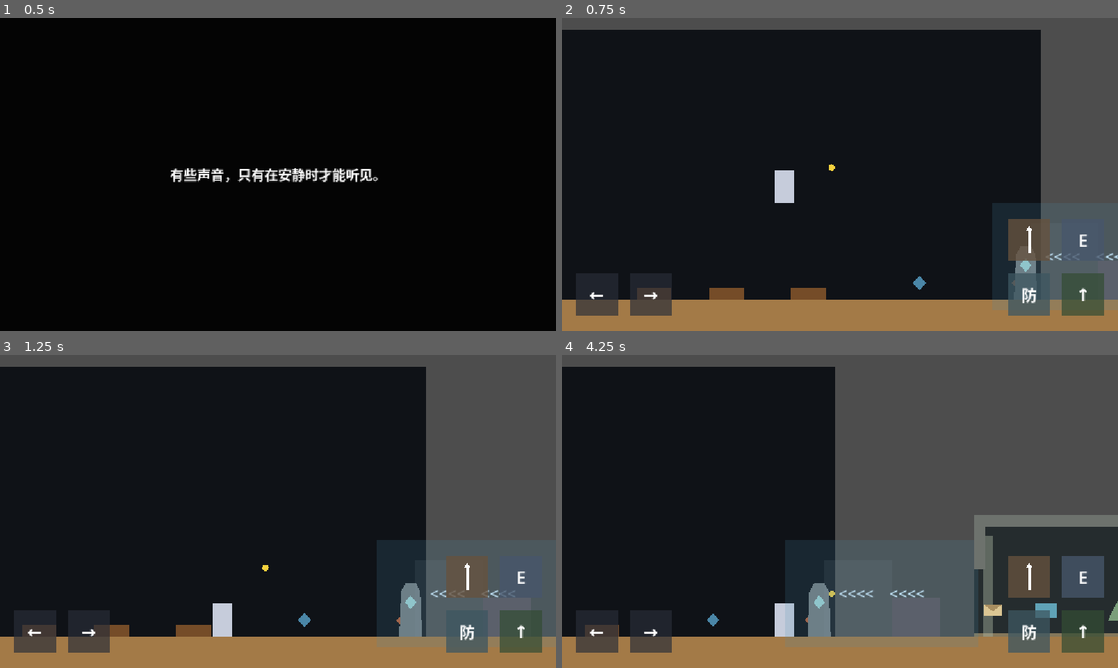
Above: before the commit, frames 1-4 (two rows, left to right).
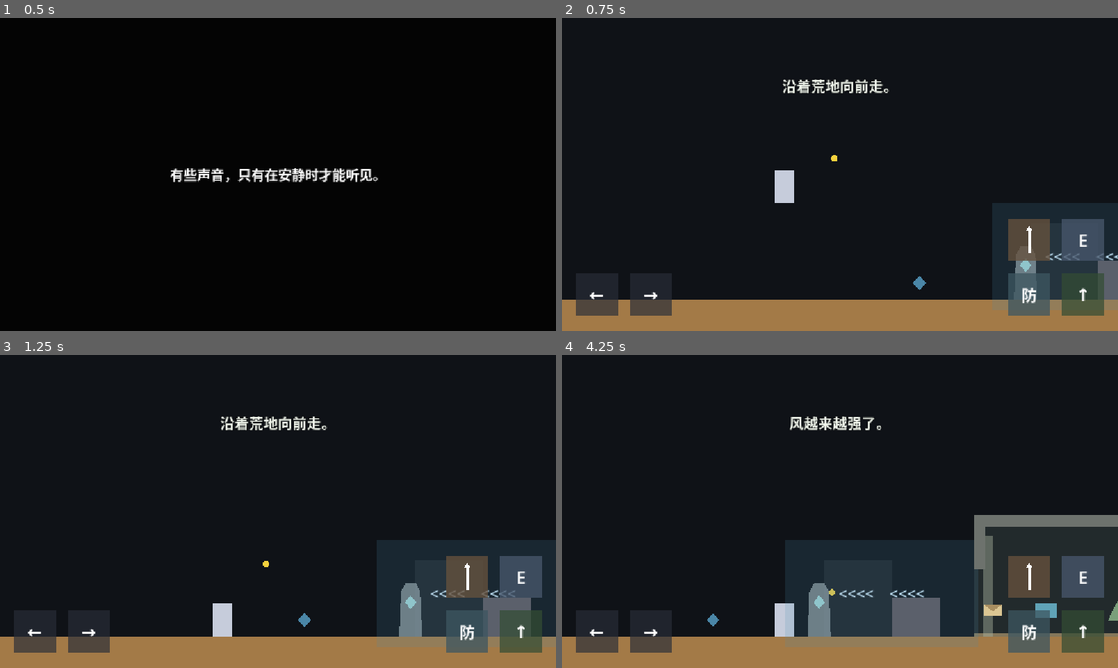
Above: after the commit, the same moments.

Repository: wenshuchuan0101-lab/A-Gift-for-the-land
Game: Godot game, scene res://Opening.tscn
The game is run twice, just before and just after one commit, with the same random seed, the same clock (stepped at 60 frames per second) and the same inputs.
Inputs (mouse positions are in pixels of both pictures, inside the frame that each line leads up to):
- Up to frame 1 (0.5 s): no input
- Up to frame 2 (0.75 s): tap Enter at 0.5 s; move the mouse to (962, 158) at 0.52 s; hold D (move_right) from 0.53 s (still down); tap Q (anchor) at 0.6 s; click (962, 158) at 0.67 s
- Up to frame 3 (1.25 s): keep holding D (move_right); tap Space (jump) at 0.77 s
- Up to frame 4 (4.25 s): move the mouse to (728, 527) at 1.27 s; tap Q (anchor) at 1.35, 2.3, 3.05, 3.6 s; click (728, 527) at 1.42 s; tap Space (jump) at 1.52, 3.02, 3.77 s; move the mouse to (895, 442) at 2.02 s; release D (move_right) at 2.03 s; hold A (move_left) 2.03-2.78 s; hold Shift (defend) 2.03-2.78 s; click (895, 442) at 2.17 s; move the mouse to (812, 574) at 2.77 s; hold D (move_right) from 2.78 s (still down); tap E (interact) at 2.85 s; click (812, 574) at 2.92 s; move the mouse to (1006, 558) at 3.52 s; click (1006, 558) at 3.67 s

Frame 1 is identical in both runs. In frame 2, 15% of the frame differs, in the area x 0-100%, y 0-90%; in frame 3, 21%; in frame 4, 37%.

Commit message:
串联第一章前半段探索流程

Diff:
--- a/AbandonedHouse.tscn
+++ b/AbandonedHouse.tscn
@@ -7,7 +7,7 @@
 size = Vector2(520, 24)
 
 [sub_resource type="RectangleShape2D" id="RectangleShape2D_right_wall"]
-size = Vector2(24, 240)
+size = Vector2(24, 100)
 
 [sub_resource type="RectangleShape2D" id="RectangleShape2D_left_upper_wall"]
 size = Vector2(24, 100)
@@ -56,13 +56,13 @@
 color = Color(0.43, 0.45, 0.43, 1)
 
 [node name="RightWall" type="StaticBody2D" parent="OuterWalls"]
-position = Vector2(248, -120)
+position = Vector2(248, -190)
 
 [node name="CollisionShape2D" type="CollisionShape2D" parent="OuterWalls/RightWall"]
 shape = SubResource("RectangleShape2D_right_wall")
 
 [node name="Visual" type="Polygon2D" parent="OuterWalls/RightWall"]
-polygon = PackedVector2Array(-12, -120, 12, -120, 12, 120, -12, 120)
+polygon = PackedVector2Array(-12, -50, 12, -50, 12, 50, -12, 50)
 color = Color(0.43, 0.45, 0.43, 1)
 
 [node name="InnerArea" type="Node2D" parent="."]
--- a/Demo_Level.tscn
+++ b/Demo_Level.tscn
@@ -9,9 +9,10 @@
 [ext_resource type="PackedScene" path="res://GrassGridRepairPoint.tscn" id="7_grass_grid"]
 [ext_resource type="PackedScene" path="res://TotemMemory.tscn" id="8_totem_memory"]
 [ext_resource type="Script" path="res://grass_grid_manager.gd" id="9_grass_grid_manager"]
+[ext_resource type="Script" path="res://level_flow_controller.gd" id="10_level_flow"]
 
 [sub_resource type="RectangleShape2D" id="RectangleShape2D_ground"]
-size = Vector2(3400, 80)
+size = Vector2(4400, 80)
 
 [sub_resource type="RectangleShape2D" id="RectangleShape2D_mobile_button"]
 size = Vector2(88, 88)
@@ -19,6 +20,9 @@
 [sub_resource type="CircleShape2D" id="CircleShape2D_map_point"]
 radius = 120.0
 
+[sub_resource type="RectangleShape2D" id="RectangleShape2D_stage_trigger"]
+size = Vector2(80, 220)
+
 [node name="Demo_Level" type="Control"]
 layout_mode = 3
 anchors_preset = 15
@@ -28,7 +32,10 @@
 grow_vertical = 2
 mouse_filter = 2
 
-[node name="Background" type="ColorRect" parent="."]
+[node name="BackgroundLayer" type="CanvasLayer" parent="."]
+layer = -10
+
+[node name="Background" type="ColorRect" parent="BackgroundLayer"]
 layout_mode = 1
 anchors_preset = 15
 anchor_right = 1.0
@@ -45,7 +52,7 @@
 shape = SubResource("RectangleShape2D_ground")
 
 [node name="GroundVisual" type="Polygon2D" parent="Ground"]
-polygon = PackedVector2Array(-1700, -40, 1700, -40, 1700, 40, -1700, 40)
+polygon = PackedVector2Array(-2200, -40, 2200, -40, 2200, 40, -2200, 40)
 color = Color(0.64, 0.48, 0.28, 1)
 
 [node name="PlayerSpawn" type="Marker2D" parent="."]
@@ -54,7 +61,7 @@
 [node name="Player" parent="PlayerSpawn" instance=ExtResource("1_player")]
 
 [node name="SeedTarget" type="Marker2D" parent="."]
-position = Vector2(1100, 525)
+position = Vector2(2420, 525)
 
 [node name="Visual" type="Polygon2D" parent="SeedTarget"]
 polygon = PackedVector2Array(0, -10, 10, 0, 0, 10, -10, 0)
@@ -75,17 +82,17 @@
 wind_zone_path = NodePath("../../WindZone")
 
 [node name="GrassGrid01" parent="GrassArea" instance=ExtResource("7_grass_grid")]
-position = Vector2(350, 548)
+position = Vector2(2070, 548)
 seed_path = NodePath("../../Seed")
 energy_reward = 20.0
 
 [node name="GrassGrid02" parent="GrassArea" instance=ExtResource("7_grass_grid")]
-position = Vector2(500, 548)
+position = Vector2(2220, 548)
 seed_path = NodePath("../../Seed")
 energy_reward = 20.0
 
 [node name="GrassGrid03" parent="GrassArea" instance=ExtResource("7_grass_grid")]
-position = Vector2(670, 548)
+position = Vector2(2370, 548)
 seed_path = NodePath("../../Seed")
 energy_reward = 20.0
 
@@ -120,6 +127,46 @@
 [node name="AbandonedHouse" parent="." instance=ExtResource("6_abandoned_house")]
 position = Vector2(1700, 560)
 
+[node name="StageTriggers" type="Node2D" parent="."]
+
+[node name="WindStageTrigger" type="Area2D" parent="StageTriggers"]
+position = Vector2(1050, 470)
+collision_layer = 0
+collision_mask = 1
+monitoring = true
+
+[node name="CollisionShape2D" type="CollisionShape2D" parent="StageTriggers/WindStageTrigger"]
+shape = SubResource("RectangleShape2D_stage_trigger")
+
+[node name="HouseStageTrigger" type="Area2D" parent="StageTriggers"]
+position = Vector2(1480, 470)
+collision_layer = 0
+collision_mask = 1
+monitoring = true
+
+[node name="CollisionShape2D" type="CollisionShape2D" parent="StageTriggers/HouseStageTrigger"]
+shape = SubResource("RectangleShape2D_stage_trigger")
+
+[node name="GrassStageTrigger" type="Area2D" parent="StageTriggers"]
+position = Vector2(2040, 470)
+collision_layer = 0
+collision_mask = 1
+monitoring = true
+
+[node name="CollisionShape2D" type="CollisionShape2D" parent="StageTriggers/GrassStageTrigger"]
+shape = SubResource("RectangleShape2D_stage_trigger")
+
+[node name="LevelFlowController" type="Node" parent="."]
+script = ExtResource("10_level_flow")
+wind_trigger_path = NodePath("../StageTriggers/WindStageTrigger")
+house_trigger_path = NodePath("../StageTriggers/HouseStageTrigger")
+grass_trigger_path = NodePath("../StageTriggers/GrassStageTrigger")
+prompt_label_path = NodePath("../StagePromptUI/PromptLabel")
+prompt_duration = 2.5
+
+[node name="PromptTimer" type="Timer" parent="LevelFlowController"]
+one_shot = true
+
 [node name="MobileControls" type="CanvasLayer" parent="."]
 layer = 10
 
@@ -343,6 +390,27 @@
 theme_override_colors/font_outline_color = Color(0.03, 0.04, 0.05, 1)
 theme_override_constants/outline_size = 8
 theme_override_font_sizes/font_size = 32
+horizontal_alignment = 1
+vertical_alignment = 1
+
+[node name="StagePromptUI" type="CanvasLayer" parent="."]
+layer = 14
+
+[node name="PromptLabel" type="Label" parent="StagePromptUI"]
+visible = false
+layout_mode = 1
+anchors_preset = 10
+anchor_right = 1.0
+offset_left = 160.0
+offset_top = 112.0
+offset_right = -160.0
+offset_bottom = 168.0
+grow_horizontal = 2
+mouse_filter = 2
+theme_override_colors/font_color = Color(0.94, 0.96, 0.92, 1)
+theme_override_colors/font_outline_color = Color(0.03, 0.04, 0.05, 1)
+theme_override_constants/outline_size = 8
+theme_override_font_sizes/font_size = 30
 horizontal_alignment = 1
 vertical_alignment = 1
 
--- /dev/null
+++ b/level_flow_controller.gd
@@ -0,0 +1,68 @@
+extends Node
+
+enum Stage {
+	START,
+	WIND,
+	HOUSE,
+	GRASS,
+}
+
+const START_MESSAGE := "沿着荒地向前走。"
+const WIND_MESSAGE := "风越来越强了。"
+const HOUSE_MESSAGE := "这里似乎有人生活过。"
+const GRASS_MESSAGE := "土地正在恢复。"
+
+@export var wind_trigger_path: NodePath
+@export var house_trigger_path: NodePath
+@export var grass_trigger_path: NodePath
+@export var prompt_label_path: NodePath
+@export_range(0.5, 10.0, 0.1) var prompt_duration: float = 2.5
+
+@onready var prompt_timer: Timer = $PromptTimer
+
+var prompt_label: Label
+var current_stage: Stage = Stage.START
+
+
+func _ready() -> void:
+	prompt_label = get_node_or_null(prompt_label_path) as Label
+	prompt_timer.timeout.connect(_hide_prompt)
+	_connect_stage_trigger(wind_trigger_path, Stage.WIND, WIND_MESSAGE)
+	_connect_stage_trigger(house_trigger_path, Stage.HOUSE, HOUSE_MESSAGE)
+	_connect_stage_trigger(grass_trigger_path, Stage.GRASS, GRASS_MESSAGE)
+	_show_prompt(START_MESSAGE)
+
+
+func _connect_stage_trigger(trigger_path: NodePath, stage: Stage, message: String) -> void:
+	var trigger := get_node_or_null(trigger_path) as Area2D
+	if trigger != null:
+		trigger.body_entered.connect(
+			_on_stage_trigger_body_entered.bind(stage, message, trigger)
+		)
+
+
+func _on_stage_trigger_body_entered(
+	body: Node2D,
+	next_stage: Stage,
+	message: String,
+	trigger: Area2D
+) -> void:
+	if not body is CharacterBody2D or next_stage != current_stage + 1:
+		return
+
+	current_stage = next_stage
+	trigger.set_deferred("monitoring", false)
+	_show_prompt(message)
+
+
+func _show_prompt(message: String) -> void:
+	if prompt_label == null:
+		return
+	prompt_label.text = message
+	prompt_label.visible = true
+	prompt_timer.start(prompt_duration)
+
+
+func _hide_prompt() -> void:
+	if prompt_label != null:
+		prompt_label.visible = false
Not shown: 1 places in Demo_Level.tscn that only renumber resources
Not shown, added: level_flow_controller.gd.uid
